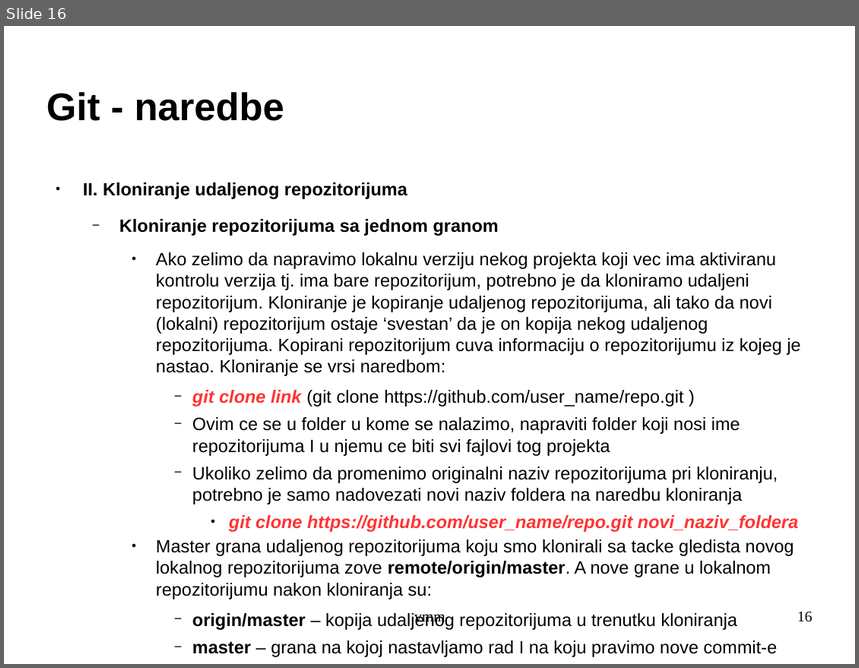
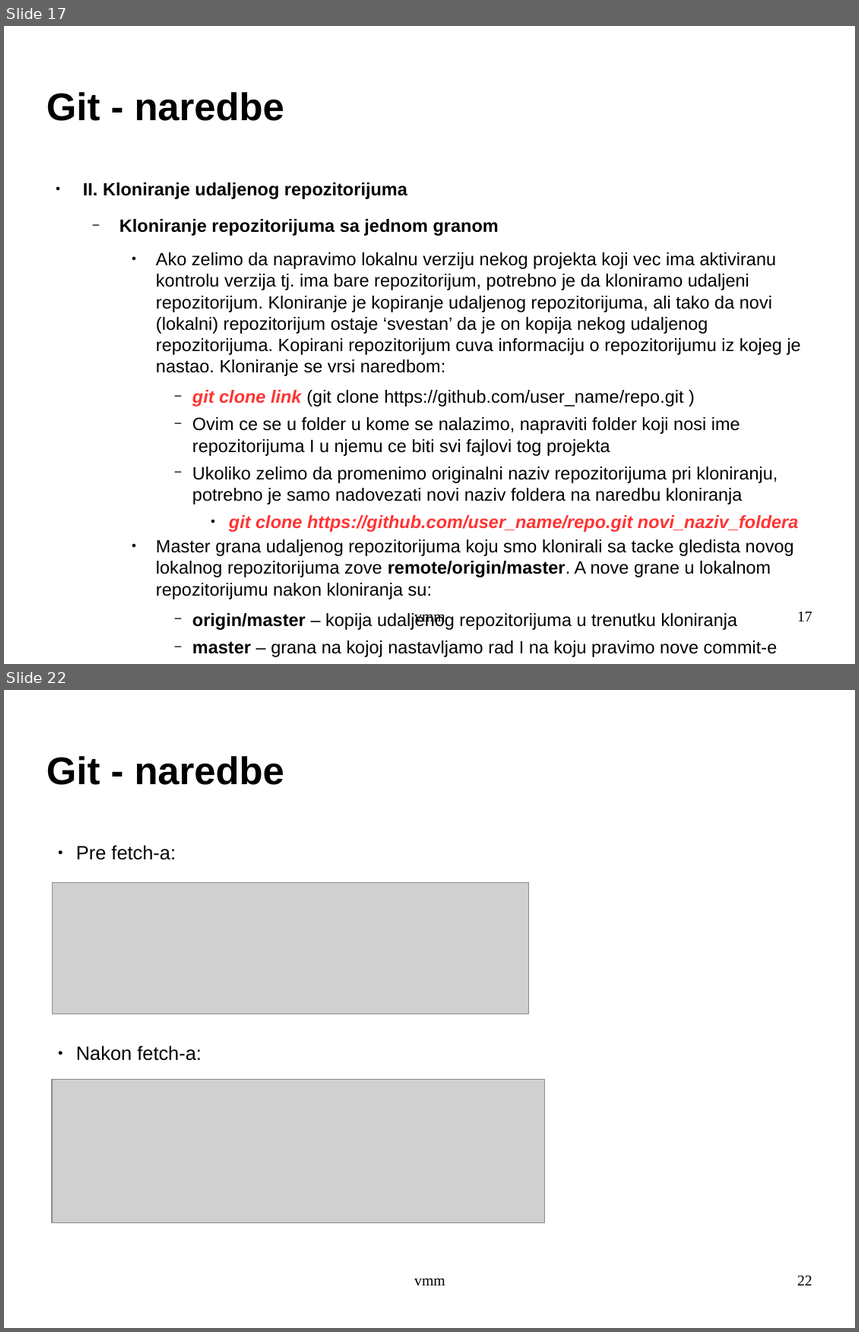
Before and after one commit to archpriestgnu/git_tut, a slide deck: git.odp. Shown one above the other, each under a label of ours: slide 16 before the commit, slides 17 and 22 after it; the slides between them are not shown. The pictures are 859x668 and 859x1332 pixels, drawn with LibreOffice and Linux fonts; fonts in the diff are those of the drawing; grey boxes stand for pictures; background and template pictures are left out. Boxes give left, top, right and bottom in pixels: in the first picture for what was removed or moved away, otherwise in the second. Text is boxed around its words. In the diff, an @@ line names an element or a change of style, - is before the commit and + after.

```diff
--- a/git.odp
+++ b/git.odp
@@ slide 22 added at (4, 690, 855, 1328), background picture (left out) @@
@@ title added at (47, 756, 284, 785), 36 pt, text #000000, bold @@
+Git - naredbe
@@ text added at (76, 845, 176, 860), 18 pt, text #000000 @@
+● Pre fetch-a:
@@ picture added at (52, 883, 529, 1015) @@
@@ text added at (76, 1046, 202, 1061), 18 pt, text #000000 @@
+● Nakon fetch-a:
@@ picture added at (52, 1079, 544, 1223) @@
@@ text added at (414, 1278, 446, 1286), 14 pt, text #000000 @@
+vmm
@@ page number added at (797, 1276, 813, 1286), 14 pt, text #000000 @@
+22
@@ what was slide 16 is now slide 17 @@
@@ page number at (797, 612, 813, 622): text changed @@
-16
+17
```
Also in this commit, not shown: 1 slide changed, 10 other slides added.
